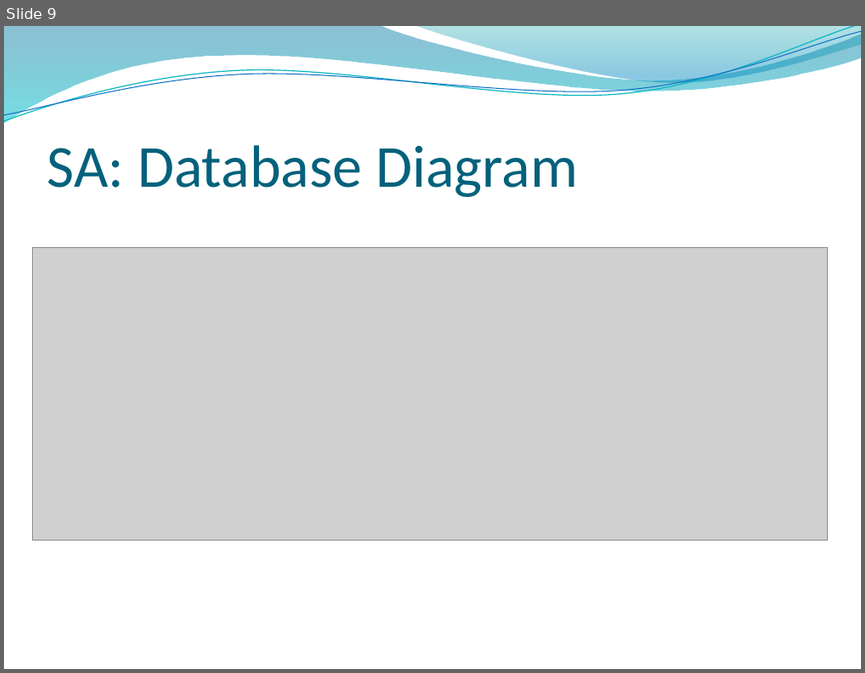
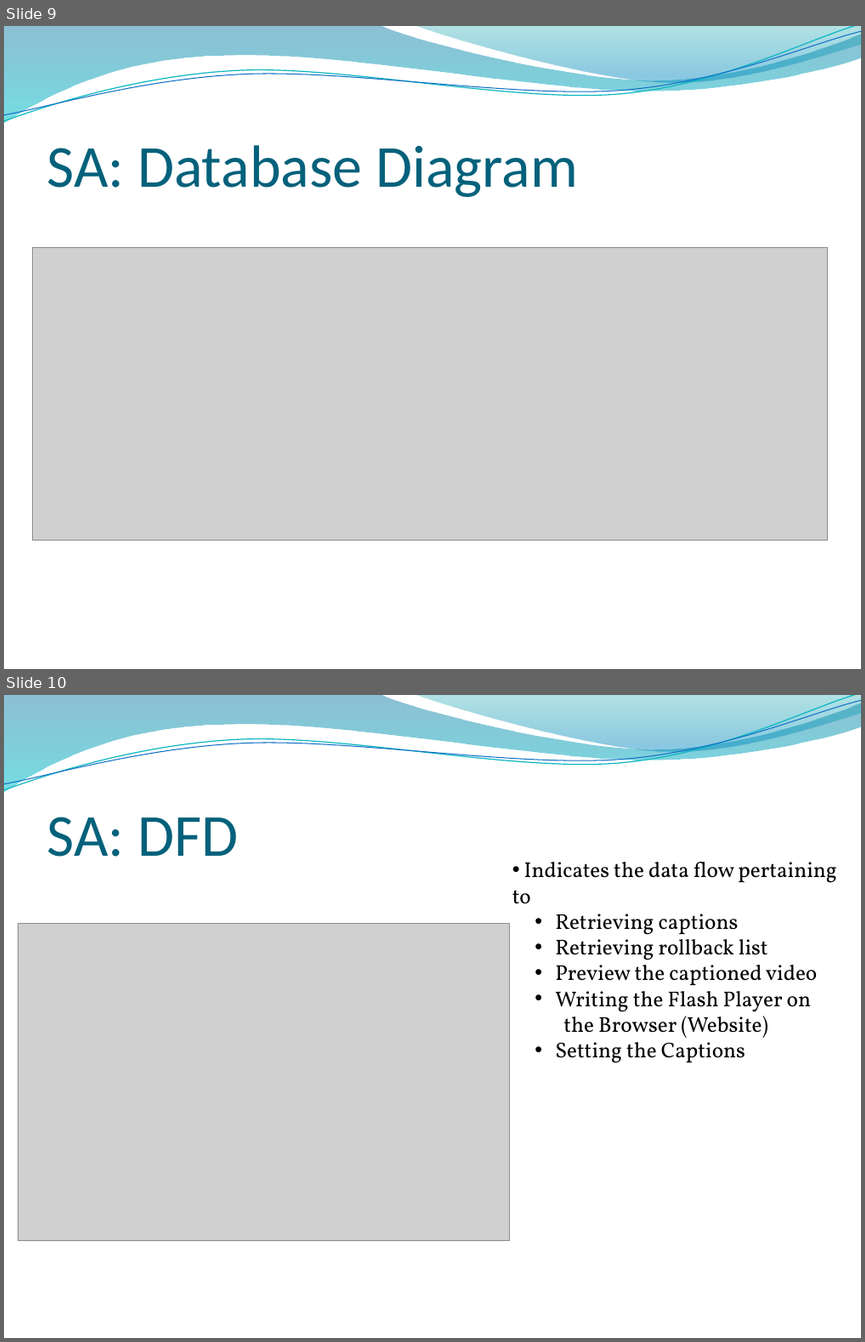
Before and after one commit to ProjPossibility/pp-community-captioner, a slide deck: CC.pptx. Shown one above the other, each under a label of ours: slide 9 before the commit, slides 9 and 10 after it. The pictures are 865x673 and 865x1342 pixels, drawn with LibreOffice and Linux fonts; fonts in the diff are those of the drawing; grey boxes stand for pictures; background and template pictures are left out. Boxes give left, top, right and bottom in pixels: in the first picture for what was removed or moved away, otherwise in the second. Text is boxed around its words. In the diff, an @@ line names an element or a change of style, - is before the commit and + after.

```diff
--- a/CC.pptx
+++ b/CC.pptx
@@ slide 10 added at (x1=4, y1=695, x2=861, y2=1338), background picture (left out); not listed: 4 template elements that a slide beside it also shows @@
@@ title added at (x1=46, y1=817, x2=238, y2=857), 50 pt, text #04617B @@
+SA: DFD
@@ text added at (x1=512, y1=862, x2=836, y2=1063), 18 pt, text #000000 @@
+• Indicates the data flow pertaining to
+  • Retrieving captions
+  • Retrieving rollback list
+  • Preview the captioned video
+  • Writing the Flash Player on
+    the Browser (Website)
+  • Setting the Captions
@@ picture added at (x1=18, y1=924, x2=510, y2=1241) @@
```
Also in this commit, not shown: 2 slides changed, 3 other slides added, 1 slide removed.
